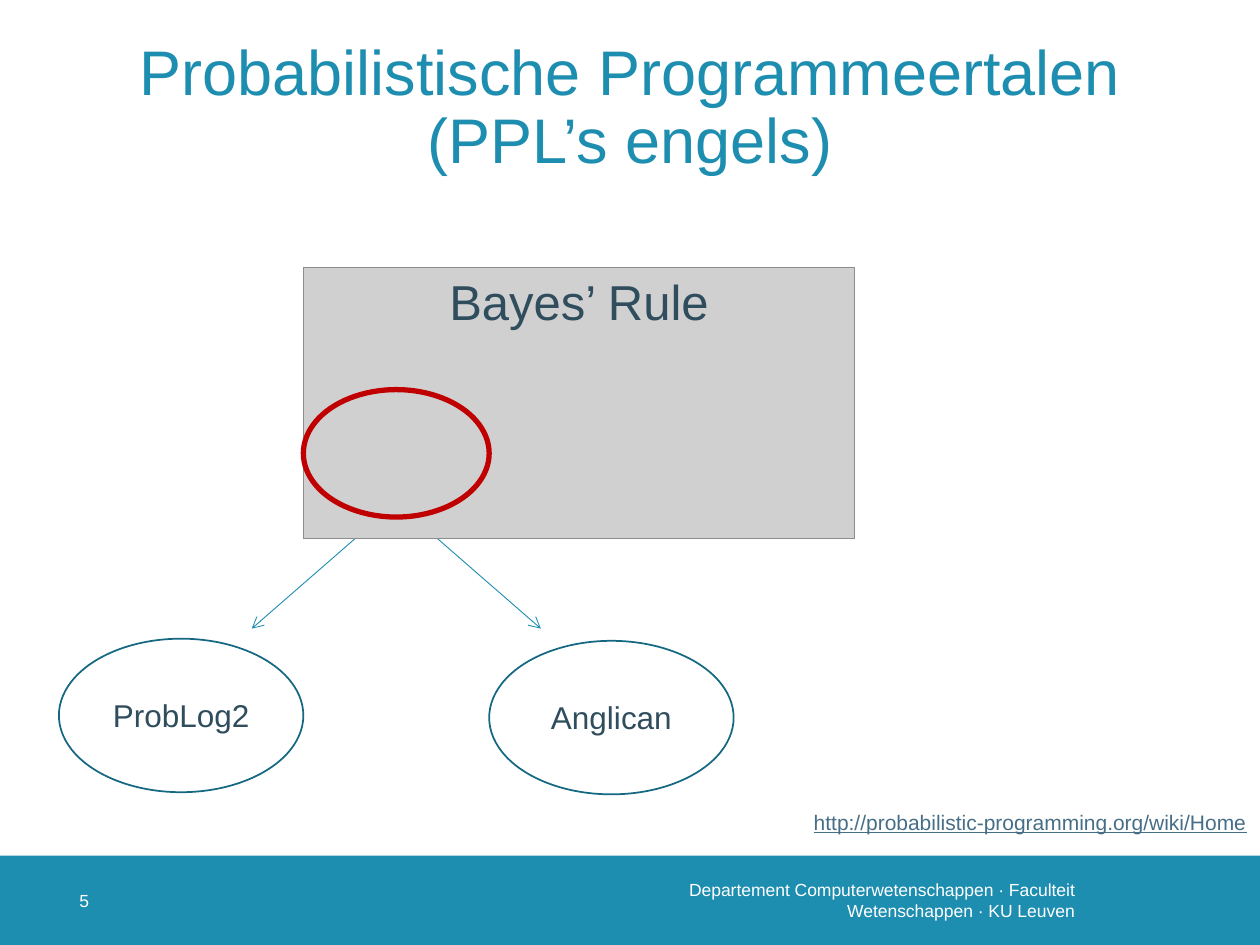
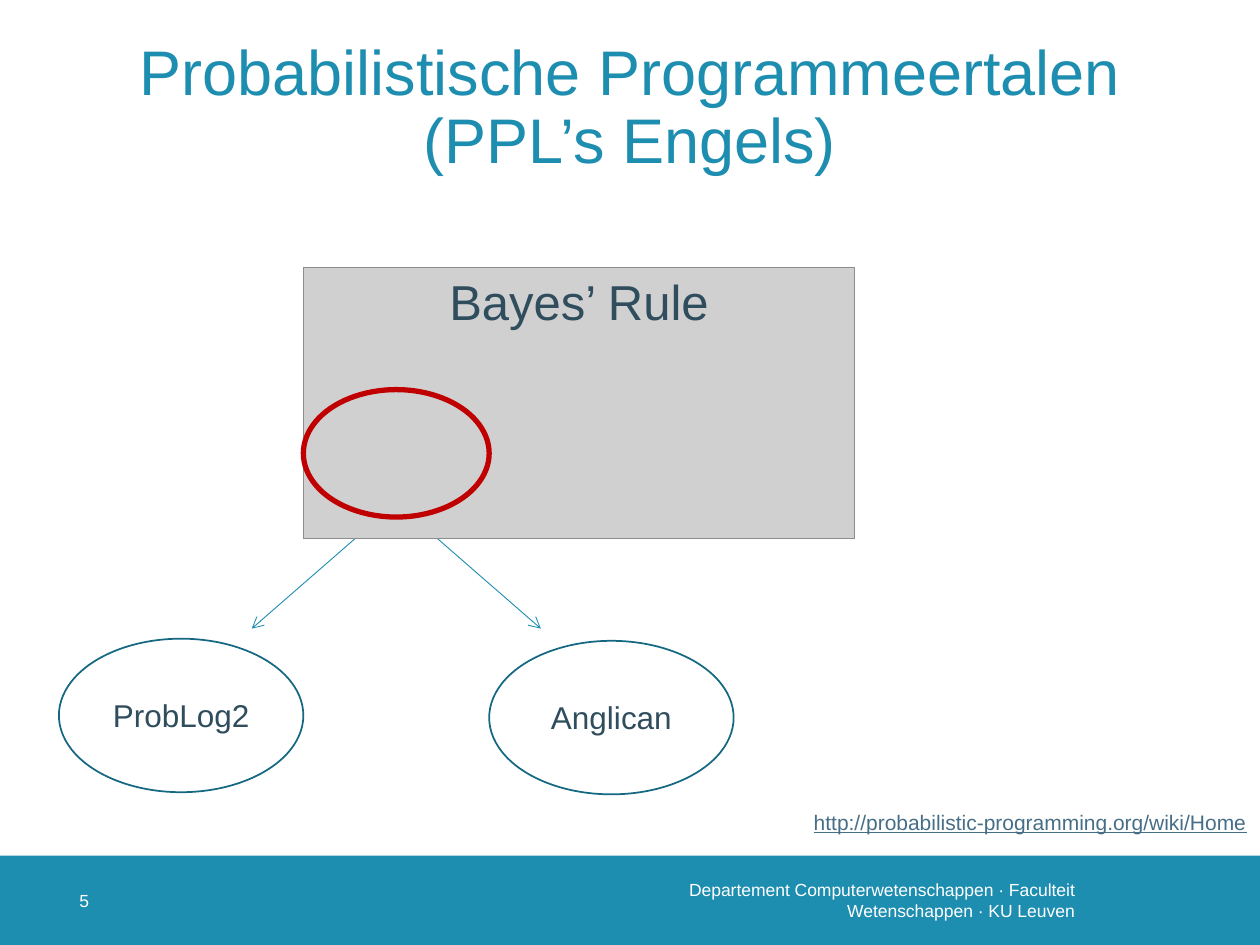
Before and after one commit to susverwimp/T208-Probabilistic-Programming-A-Case-Study, a slide deck: slide 6 of thesis/presentations/2 second/second.pptx. Drawn at 1260x945 pixels with LibreOffice and Linux fonts; fonts in the diff are those of the drawing; grey boxes stand for pictures; background and template pictures are left out. Boxes give left, top, right and bottom in pixels: in the first picture for what was removed or moved away, otherwise in the second. Text is boxed around its words. In the diff, an @@ line names an element or a change of style, - is before the commit and + after.

```diff
--- a/thesis/presentations/2 second/second.pptx
+++ b/thesis/presentations/2 second/second.pptx
@@ title at box(140, 49, 1120, 175): text changed @@
-Probabilistische Programmeertalen
-(PPL’s engels)
+Probabilistische Programmeertalen
+(PPL’s Engels)
```
Also in this commit, not shown: 12 other slides changed, 4 slides added, 6 other files.
